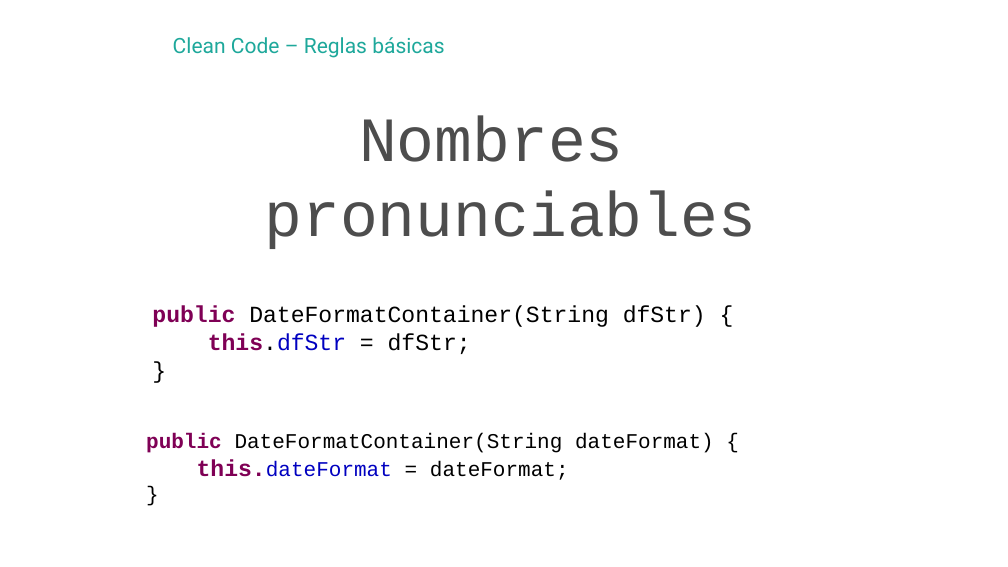
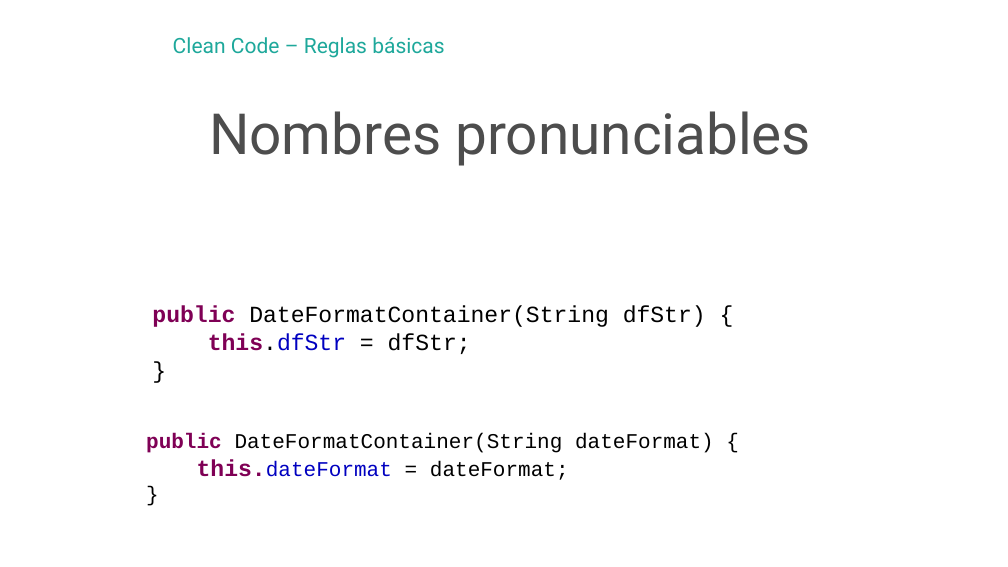
Before and after one commit to hexacta/HexactaLabs-NET, a slide deck: slide 7 of Presentaciones/2 - CleanCode.pptx. Drawn at 1008x567 pixels with LibreOffice and Linux fonts; fonts in the diff are those of the drawing; background and template pictures are left out. Boxes give left, top, right and bottom in pixels: in the first picture for what was removed or moved away, otherwise in the second. Text is boxed around its words. In the diff, an @@ line names an element or a change of style, - is before the commit and + after.

```diff
--- a/Presentaciones/2 - CleanCode.pptx
+++ b/Presentaciones/2 - CleanCode.pptx
@@ text at box(209, 111, 811, 166): text changed; size 60 to 54 pt; font Courier New to Roboto @@
-Nombres
-pronunciables
+Nombres pronunciables
```
Also in this commit, not shown: 8 other slides changed, 3 other files.
